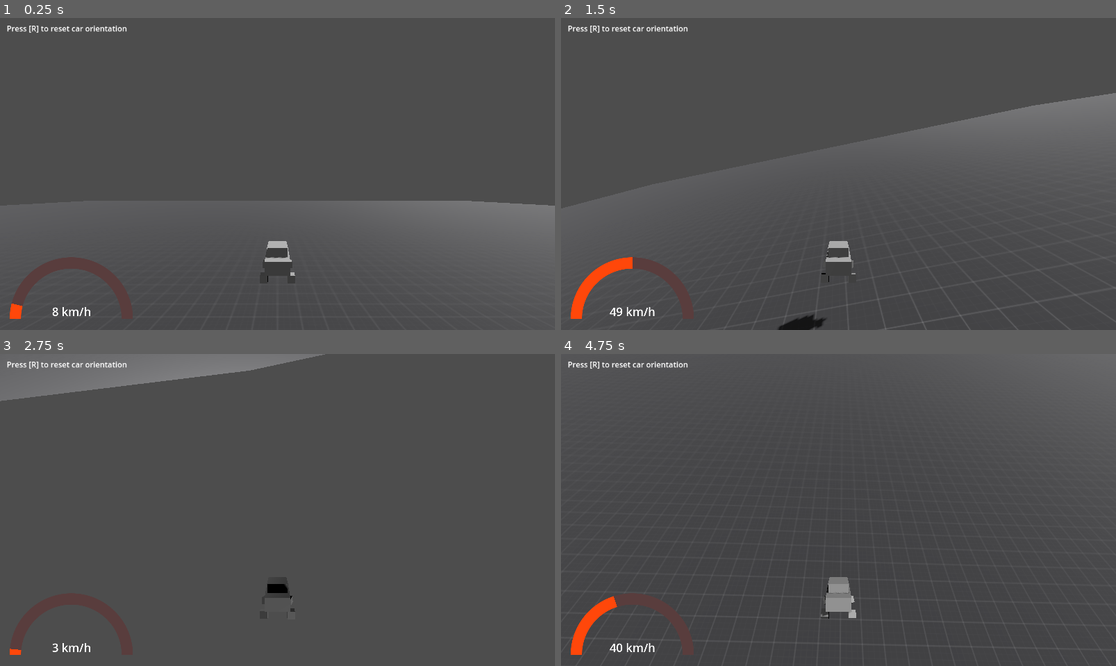
Above: before the commit, frames 1-4 (two rows, left to right).
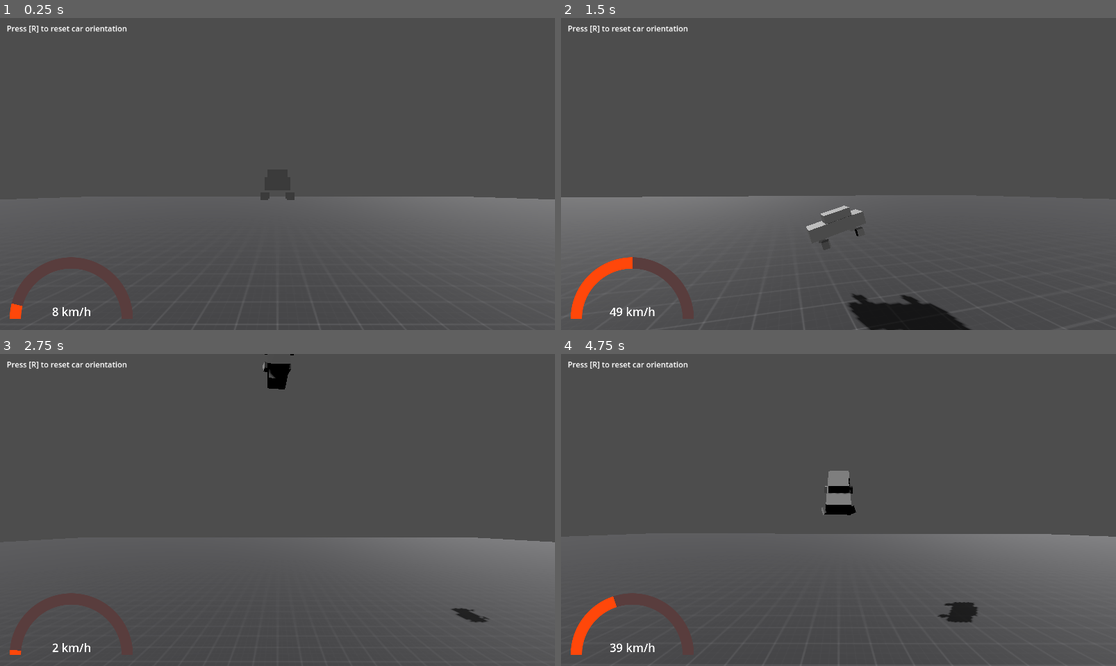
Above: after the commit, the same moments.

Repository: applejag/bornhack-2024-game
Game: Godot game, scene res://scenes/world.tscn
The game is run twice, just before and just after one commit, with the same random seed, the same clock (stepped at 60 frames per second) and the same inputs.
Inputs:
- Up to frame 1 (0.25 s): no input
- Up to frame 2 (1.5 s): tap R (reset_car) at 0.5, 1.25 s; hold D (steer_right) 0.53-1.28 s; tap Space (jump) at 0.6, 0.77, 1.07, 1.35 s; hold S (move_back) from 1.28 s (still down)
- Up to frame 3 (2.75 s): tap Space (jump) at 1.52, 1.82, 2.1 s; tap R (reset_car) at 2 s; release S (move_back) at 2.03 s; hold D (steer_right) from 2.03 s (still down)
- Up to frame 4 (4.75 s): tap R (reset_car) at 2.75, 3.5, 4.15, 4.25 s; release D (steer_right) at 2.78 s; hold W (move_forward) 2.78-3.53 s; tap Space (jump) at 2.85, 3.02, 3.32, 3.6, 3.77, 4.07, 4.35, 4.52 s; hold A (steer_left) from 3.53 s (still down)

The runs differ from the first frame. In frame 1, 0.9% of the frame differs, in the area x 12-100%, y 57-99%; in frame 2, 8.6%; in frame 3, 10%; in frame 4, 11%, in the area x 0-100%, y 0-100%.

Commit message:
Slightly better camera

Diff:
--- /dev/null
+++ b/scenes/camera.gd
@@ -0,0 +1,19 @@
+extends Node3D
+
+@export var rotate_speed: float = 5
+@export_range(0, 1) var position_y_factor: float = 0.3
+@export_range(0, 1) var look_at_y_factor: float = 0.3
+
+@onready var player: Player = get_node("..")
+
+func _process(delta):
+	position = player.position
+	position.y *= position_y_factor
+
+	var player_velocity = player.linear_velocity
+	player_velocity.y = 0 # ignore up/down movement
+	if player_velocity.length() > 0.01:
+		var target_position = player.position + player_velocity
+		target_position.y *= look_at_y_factor
+		var new_transform = transform.looking_at(target_position)
+		transform  = transform.interpolate_with(new_transform, rotate_speed * delta)
--- a/scenes/player.gd
+++ b/scenes/player.gd
@@ -16,50 +16,58 @@
 @onready var reset_car_timer: Timer = get_node("ResetCarDebounce")
 var can_reset_car: bool = true
 
+@onready var reset_jump_timer: Timer = get_node("ResetJumpDebounce")
+var can_jump: bool = true
+
 func _process(delta: float) -> void:
-    var current_velocity = linear_velocity
-    var forward_mps = (current_velocity * transform.basis).x
-    var current_speed = current_velocity.length()
+	var current_velocity = linear_velocity
+	var forward_mps = (current_velocity * transform.basis).x
+	var current_speed = current_velocity.length()
 
-    if Input.is_action_pressed("move_forward"):
-        # Increase engine force at low speeds to make the initial acceleration faster.
-        if current_speed < acceleration and current_speed != 0:
-            engine_force = clamp(max_speed * acceleration / current_speed, 0, 100)
-        else:
-            engine_force = max_speed
-    else:
-        engine_force = 0
+	if Input.is_action_pressed("move_forward"):
+		# Increase engine force at low speeds to make the initial acceleration faster.
+		if current_speed < acceleration and current_speed != 0:
+			engine_force = clamp(max_speed * acceleration / current_speed, 0, 100)
+		else:
+			engine_force = max_speed
+	else:
+		engine_force = 0
 
-    if Input.is_action_pressed("move_back"):
-        # Increase engine force at low speeds to make the initial acceleration faster.
-        if forward_mps >= -1:
-            if current_speed < acceleration and current_speed != 0:
-                engine_force = -clamp(max_speed * reverse_speed_factor * acceleration / current_speed, 0, 100)
-            else:
-                engine_force = -max_speed * reverse_speed_factor
-        else:
-            brake = brake_force
-    else:
-        brake = 0.0
+	if Input.is_action_pressed("move_back"):
+		# Increase engine force at low speeds to make the initial acceleration faster.
+		if forward_mps >= -1:
+			if current_speed < acceleration and current_speed != 0:
+				engine_force = -clamp(max_speed * reverse_speed_factor * acceleration / current_speed, 0, 100)
+			else:
+				engine_force = -max_speed * reverse_speed_factor
+		else:
+			brake = brake_force
+	else:
+		brake = 0.0
 
-    var target_steering = Input.get_axis("steer_right", "steer_left") * steer_angle
-    steering = deg_to_rad(clamp(
-        move_toward(rad_to_deg(steering), target_steering, steer_speed * delta),
-        -steer_angle,
-        steer_angle))
+	var target_steering = Input.get_axis("steer_right", "steer_left") * steer_angle
+	steering = deg_to_rad(clamp(
+		move_toward(rad_to_deg(steering), target_steering, steer_speed * delta),
+		-steer_angle,
+		steer_angle))
 
-    if Input.is_action_just_pressed("jump") and position.y < jump_max_y:
-        linear_velocity.y = jump_force
-        var added_angular = Vector3.RIGHT * -jump_angular * transform.basis.inverse()
-        angular_velocity += added_angular
+	if Input.is_action_just_pressed("jump") and position.y < jump_max_y and can_jump:
+		linear_velocity.y = jump_force
+		var added_angular = Vector3.RIGHT * -jump_angular * transform.basis.inverse()
+		angular_velocity += added_angular
+		can_jump = true
+		reset_jump_timer.start()
 
-    if Input.is_action_just_pressed("reset_car") and can_reset_car:
-        rotation = Vector3.ZERO
-        angular_velocity = Vector3.ZERO
-        linear_velocity = Vector3.ZERO
-        position += Vector3.UP * 0.5
-        can_reset_car = false
-        reset_car_timer.start()
+	if Input.is_action_just_pressed("reset_car") and can_reset_car:
+		rotation = Vector3.ZERO
+		angular_velocity = Vector3.ZERO
+		linear_velocity = Vector3.ZERO
+		position += Vector3.UP * 0.5
+		can_reset_car = false
+		reset_car_timer.start()
 
 func _on_reset_car_debounce_timeout():
-    can_reset_car = true
+	can_reset_car = true
+
+func _on_reset_jump_debounce_timeout():
+	can_jump = true
--- a/scenes/player.tscn
+++ b/scenes/player.tscn
@@ -1,6 +1,7 @@
-[gd_scene load_steps=5 format=3 uid="uid://23nfu1lwkvmx"]
+[gd_scene load_steps=6 format=3 uid="uid://23nfu1lwkvmx"]
 
 [ext_resource type="Script" path="res://scenes/player.gd" id="1_8nyy8"]
+[ext_resource type="Script" path="res://scenes/camera.gd" id="2_hiin7"]
 
 [sub_resource type="BoxMesh" id="BoxMesh_7xar5"]
 
@@ -13,10 +14,11 @@
 [node name="Player" type="VehicleBody3D"]
 script = ExtResource("1_8nyy8")
 max_speed = 80.0
+reverse_speed_factor = 0.4
 steer_angle = 25.0
 steer_speed = 30.0
 jump_force = 15.0
-jump_angular = 2.7
+jump_angular = 2.2
 jump_max_y = 0.3
 
 [node name="wheel front left" type="VehicleWheel3D" parent="."]
@@ -25,7 +27,7 @@
 wheel_roll_influence = 3.0
 wheel_radius = 0.14
 wheel_friction_slip = 1.0
-suspension_stiffness = 70.0
+suspension_stiffness = 50.0
 
 [node name="Mesh" type="MeshInstance3D" parent="wheel front left"]
 transform = Transform3D(0.2, 0, 0, 0, 0.2, 0, 0, 0, 0.2, 0, 0, 0)
@@ -38,7 +40,7 @@
 wheel_roll_influence = 3.0
 wheel_radius = 0.14
 wheel_friction_slip = 1.0
-suspension_stiffness = 70.0
+suspension_stiffness = 50.0
 
 [node name="Mesh" type="MeshInstance3D" parent="wheel front right"]
 transform = Transform3D(0.2, 0, 0, 0, 0.2, 0, 0, 0, 0.2, 0, 0, 0)
@@ -51,7 +53,7 @@
 wheel_roll_influence = 3.0
 wheel_radius = 0.14
 wheel_friction_slip = 10.0
-suspension_stiffness = 70.0
+suspension_stiffness = 50.0
 
 [node name="Mesh" type="MeshInstance3D" parent="wheel back left"]
 transform = Transform3D(0.2, 0, 0, 0, 0.2, 0, 0, 0, 0.2, 0, 0, 0)
@@ -64,7 +66,7 @@
 wheel_roll_influence = 3.0
 wheel_radius = 0.14
 wheel_friction_slip = 10.0
-suspension_stiffness = 70.0
+suspension_stiffness = 50.0
 
 [node name="Mesh" type="MeshInstance3D" parent="wheel back right"]
 transform = Transform3D(0.2, 0, -1.27146e-08, 0, 0.2, 0, 1.27146e-08, 0, 0.2, 0, 0, 0)
@@ -83,10 +85,6 @@
 mesh = SubResource("BoxMesh_7xar5")
 skeleton = NodePath("../..")
 
-[node name="Camera3D" type="Camera3D" parent="."]
-transform = Transform3D(1, 0, 0, 0, 0.996707, -0.0810862, 0, 0.0810862, 0.996707, 0, 2.30741, 6.21962)
-current = true
-
 [node name="CollisionShape3D" type="CollisionShape3D" parent="."]
 transform = Transform3D(1, 0, 0, 0, 1, 0, 0, 0, 1, -0.00311036, 0.312616, -0.00282127)
 shape = SubResource("BoxShape3D_ve05n")
@@ -99,4 +97,17 @@
 wait_time = 2.0
 one_shot = true
 
+[node name="ResetJumpDebounce" type="Timer" parent="."]
+wait_time = 0.5
+one_shot = true
+
+[node name="Camera arm" type="Marker3D" parent="."]
+top_level = true
+script = ExtResource("2_hiin7")
+
+[node name="Camera3D" type="Camera3D" parent="Camera arm"]
+transform = Transform3D(1, 0, 0, 0, 0.996707, -0.0810862, 0, 0.0810862, 0.996707, 0, 2.30741, 6.21962)
+current = true
+
 [connection signal="timeout" from="ResetCarDebounce" to="." method="_on_reset_car_debounce_timeout"]
+[connection signal="timeout" from="ResetJumpDebounce" to="." method="_on_reset_jump_debounce_timeout"]
Not shown, added: .zed/settings.json
Not shown, changed: platform/web/serve.py
